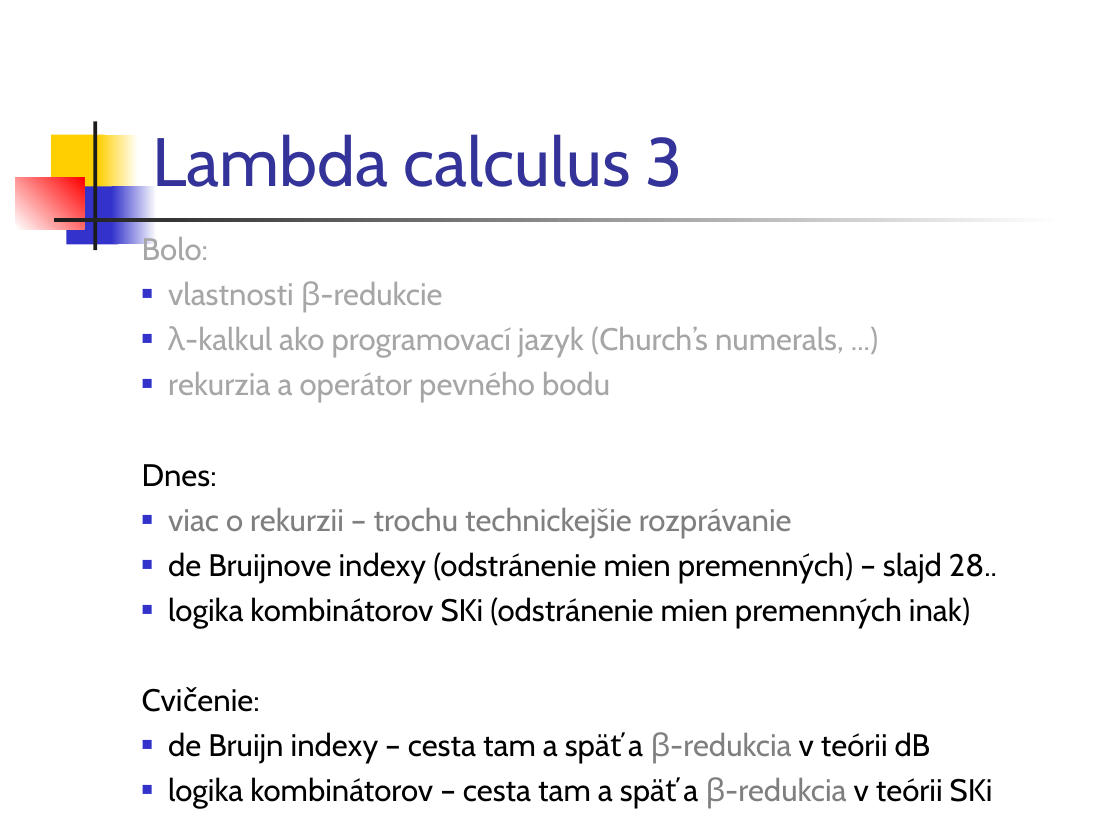
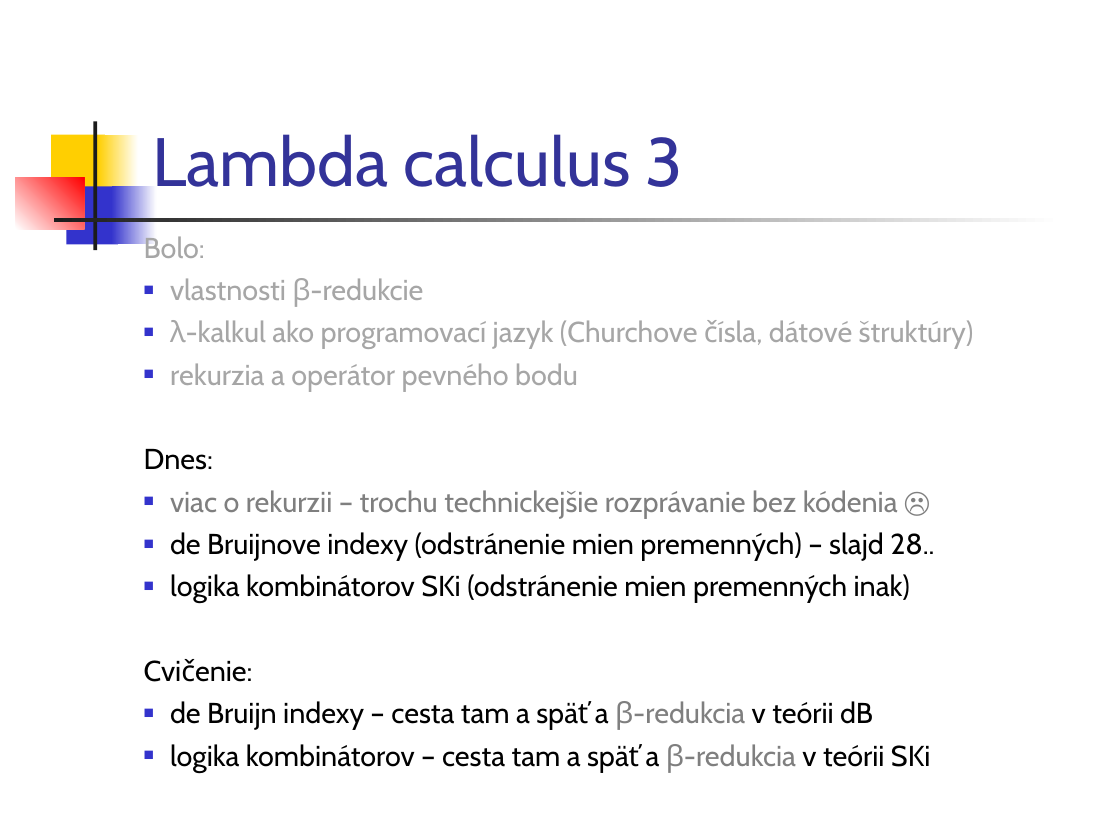
Before and after one commit to Funkcionalne/Prednasky, a slide deck: slide 1 of 07/07_dB_fpro.ppt. Drawn at 1120x840 pixels with LibreOffice and Linux fonts; fonts in the diff are those of the drawing. Boxes give left, top, right and bottom in pixels: in the first picture for what was removed or moved away, otherwise in the second. Text is boxed around its words. In the diff, an @@ line names an element or a change of style, - is before the commit and + after.

```diff
--- a/07/07_dB_fpro.ppt
+++ b/07/07_dB_fpro.ppt
@@ text at (144, 233, 934, 773): size 20 to 18.5 pt in "Bolo:", "vlastnosti β-redukcie", "rekurzia a operátor pevného bodu", "Dnes:" and 5 more places @@
@@ text at (170, 320, 966, 349): text changed; size 20 to 18.5 pt @@
-■ λ-kalkul ako programovací jazyk (Church’s numerals, ...)
+■ λ-kalkul ako programovací jazyk (Churchove čísla, dátové štruktúry)
@@ text at (170, 490, 898, 518): text changed; size 20 to 18.5 pt @@
-■ viac o rekurzii – trochu technickejšie rozprávanie
+■ viac o rekurzii – trochu technickejšie rozprávanie bez kódenia ☹
```
Also in this commit, not shown: 4 other slides changed, 1 slide added, 4 other files.
